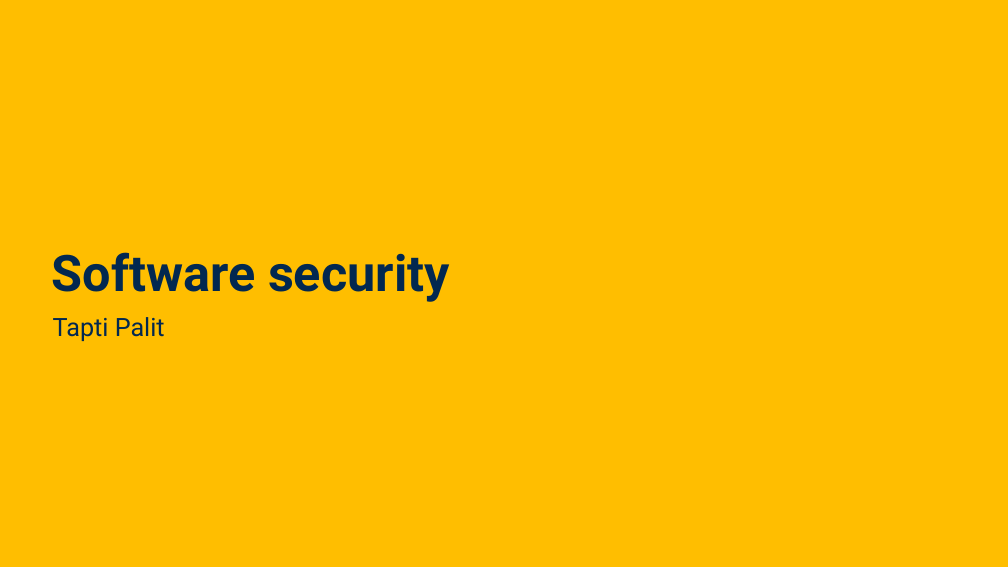
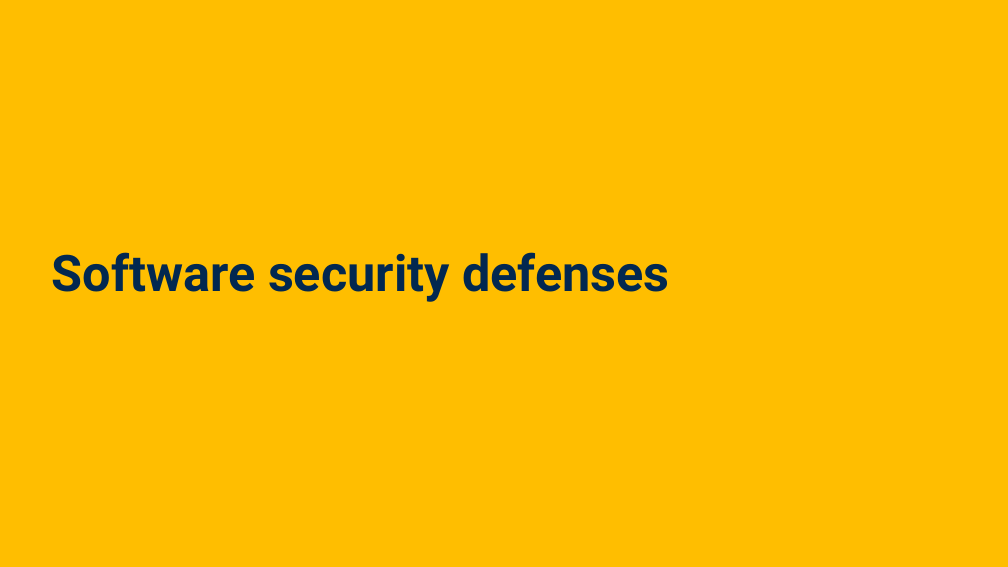
Before and after one commit to davsec-teaching/ecs160-f25, a slide deck: slide 83 of slides/9_software_security.pptx (slide 70 before the commit). Drawn at 1008x567 pixels with LibreOffice and Linux fonts; fonts in the diff are those of the drawing; background and template pictures are left out. Boxes give left, top, right and bottom in pixels: in the first picture for what was removed or moved away, otherwise in the second. Text is boxed around its words. In the diff, an @@ line names an element or a change of style, - is before the commit and + after.

```diff
--- a/slides/9_software_security.pptx
+++ b/slides/9_software_security.pptx
@@ text at (x1=52, y1=252, x2=670, y2=302): text changed @@
-Software security
+Software security defenses
@@ text removed at (x1=53, y1=317, x2=165, y2=341) @@
-Tapti Palit
```
Also in this commit, not shown: 5 other slides changed, 24 slides added, 3 slides removed.
